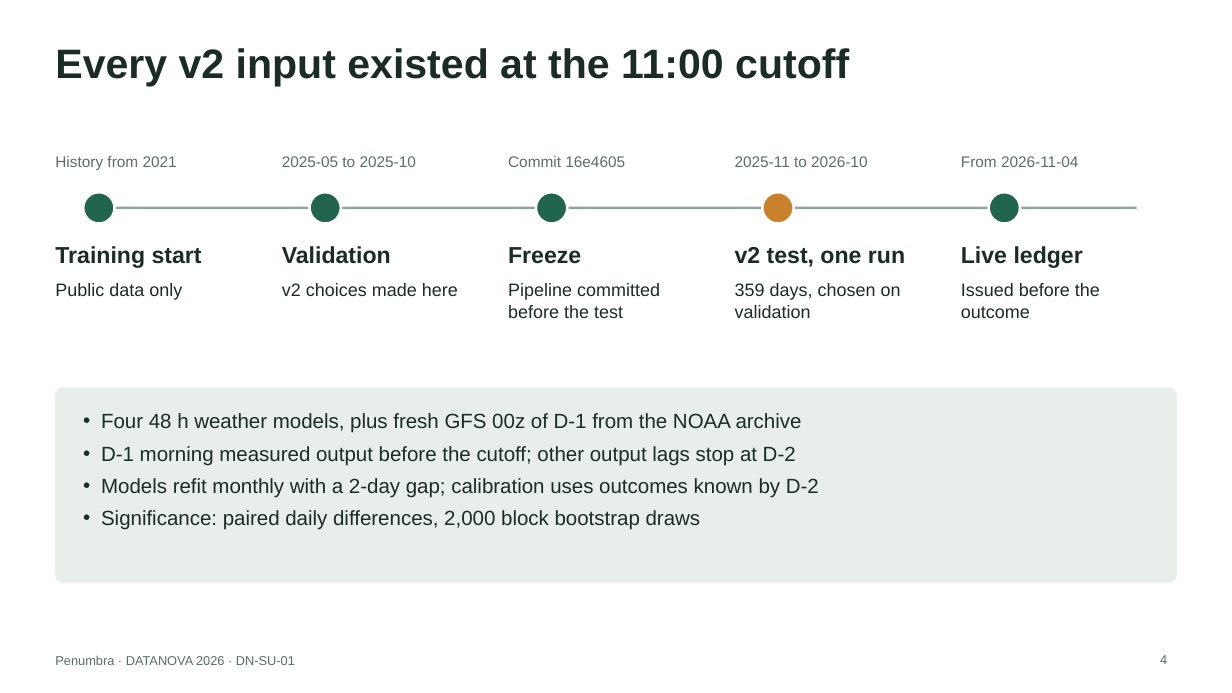
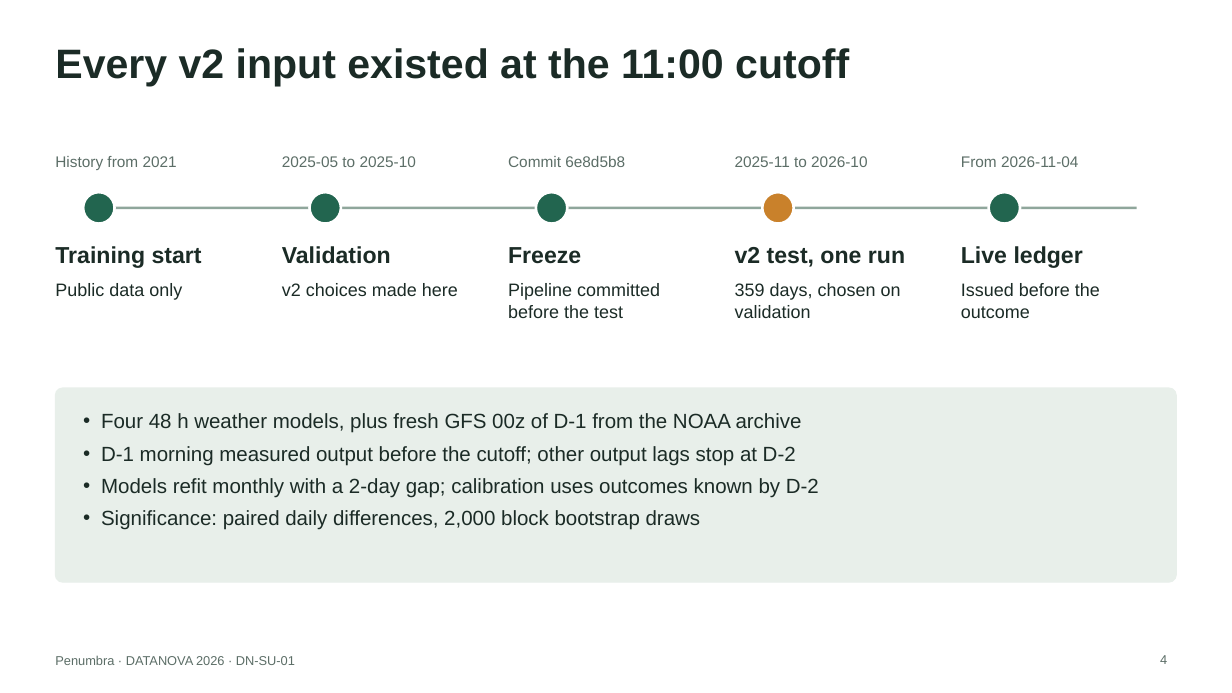
Before and after one commit to yy5652-hash/penumbra, a slide deck: slide 4 of site/Penumbra_DATANOVA_2026.pptx. Drawn at 1232x693 pixels with LibreOffice and Linux fonts; fonts in the diff are those of the drawing. Boxes give left, top, right and bottom in pixels: in the first picture for what was removed or moved away, otherwise in the second. Text is boxed around its words. In the diff, an @@ line names an element or a change of style, - is before the commit and + after.

```diff
--- a/site/Penumbra_DATANOVA_2026.pptx
+++ b/site/Penumbra_DATANOVA_2026.pptx
@@ text at (508,156,625,167): text changed @@
-Commit 16e4605
+Commit 6e8d5b8
```
